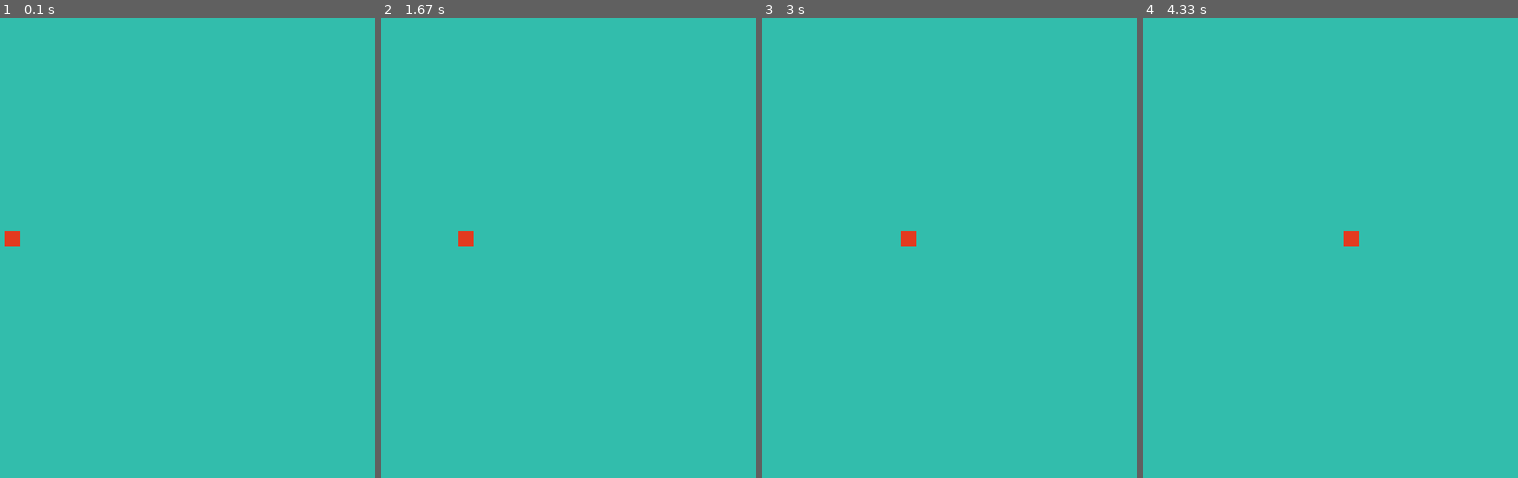
Above: before the commit, frames 1-4 (left to right).
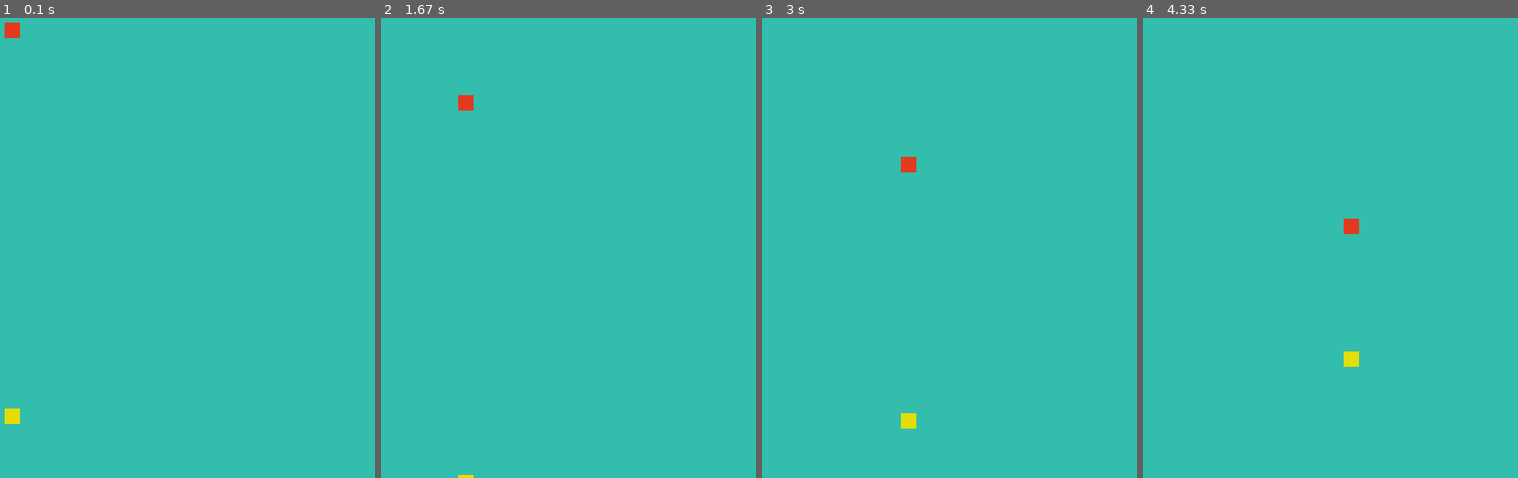
Above: after the commit, the same moments.

Repository: Rocio289/intro-pygame
Game: pygame game, started from main.py
The game is run twice, just before and just after one commit, with the same random seed, the same clock (stepped at 60 frames per second) and the same inputs.
Inputs:
- Up to frame 1 (0.1 s): no input
- Up to frame 2 (1.67 s): no input
- Up to frame 3 (3 s): no input
- Up to frame 4 (4.33 s): no input

The runs differ from the first frame. In frame 1, 0.4% of the frame differs, in the area x 1-6%, y 1-89%; in frame 2, 0.3%; in frame 3, 0.4%; in frame 4, 0.4%.

Commit message:
intpygameactual

Diff:
--- a/main.py
+++ b/main.py
@@ -12,6 +12,13 @@
 game_over = True
 x = 0
 vx = 1
+y = 0
+vy = 1
+
+x2 = 0
+vx2 = 1
+y2 = 500
+vy2 = 1
 while game_over:
     for eventos in pg.event.get():#capturar todos los eventos mientras se ejecuta el bucle
         print(eventos)
@@ -20,12 +27,24 @@
     pantalla.fill( (50, 189, 172) )#asignar un color a la pantalla
     #agregamor objeto a la pantalla
     x += vx
+    y += vy
+
+    x2 += vx2
+    y2 += vy2
+
     if x == 800 or x == 0:
         vx = vx*-1
+    if y == 600 or y ==0:
+        vy = vy*-1
 
+    if x2 == 800 or x2 == 0:
+        vx2 = vx2*-1
+    if y2 == 600 or y2 ==0:
+        vy2 = vy2*-1
 
     #draw.rect(sourface, color en (rgb), posiciones(posicionX, posicionY, tamañoX, tamañoY))
-    pg.draw.rect(pantalla, (227, 58, 31), (x, 300-20, 20, 20))
+    pg.draw.rect(pantalla, (227, 58, 31), (x, y, 20, 20))
+    pg.draw.rect(pantalla, (227, 221, 8), (x2, y2, 20, 20))
 
     pg.display.flip()#funcion para cargar toda la configuracion que va dentro de la pantalla
 
